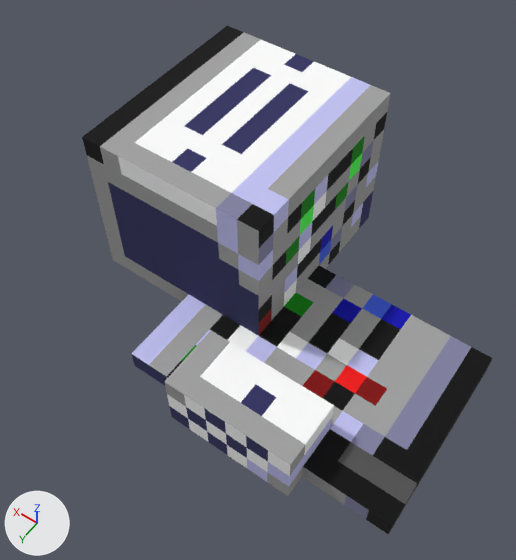
One commit to the glTF model sprites/series/buck-rogers/combat/meshes/hitek_tile_036.gltf: the scene before it, then after it.
The view is the same before and after, from a 50 mm lens placed at (-4.87, 8.98, 18.52), pointed at (2.51, -1.36, 2.28). The lights are fixed; the arrows at lower left show +X, +Y and +Z. The picture after the commit comes second. Vertices at exactly the same position are counted once.

Names of what the first picture shows: 'hitek_tile_036'.
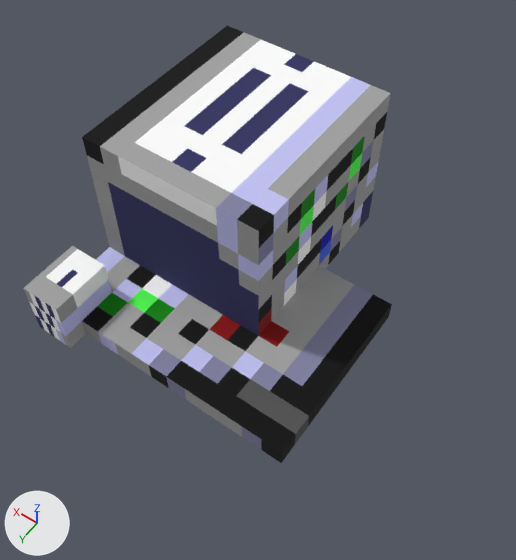
Edits to the bpy script that builds the scene:
```text
Change me_hitek_tile_036:
    used by ob_hitek_tile_036; location = (0.0, 0.0, 0.0)
    remove me_hitek_tile_036.from_pydata(...)  # 24 vertices, 36 faces; spans x -4.0..8.0, y -7.33..2.67, z 0.0..5.33
    add me_hitek_tile_036.from_pydata(...)  # 24 vertices, 36 faces; spans x -0.67..8.0, y -7.33..2.67, z 0.0..5.33
    me_hitek_tile_036 part 1: the loose piece of 8 vertices spanning x -4.0..4.67, y -4.0..2.0, z 0.0..0.67 is moved by (3.33, 0.0, 0.0)
    me_hitek_tile_036 part 2: the loose piece of 8 vertices spanning x -1.33..2.67, y 0.67..2.67, z 0.0..2.0 is scaled about its middle by (0.333, 1, 1), then moved by (6.67, 0.0, 0.0)
```

Pixel boxes (x1, y1, x2, y2) of what changed, in the pictures (516 x 560 px; the box of a moved part takes in the faces that stretch with it):
'hitek_tile_036', reshaped (10% narrower, 14% shorter)
    before: (82, 26, 492, 534)
    after: (24, 26, 392, 463)
part 1 of me_hitek_tile_036, moved or reshaped
    before: (132, 266, 492, 534)
    after: (82, 247, 392, 463)
part 2 of me_hitek_tile_036, moved or reshaped
    before: (165, 331, 334, 496)
    after: (24, 246, 112, 348)
